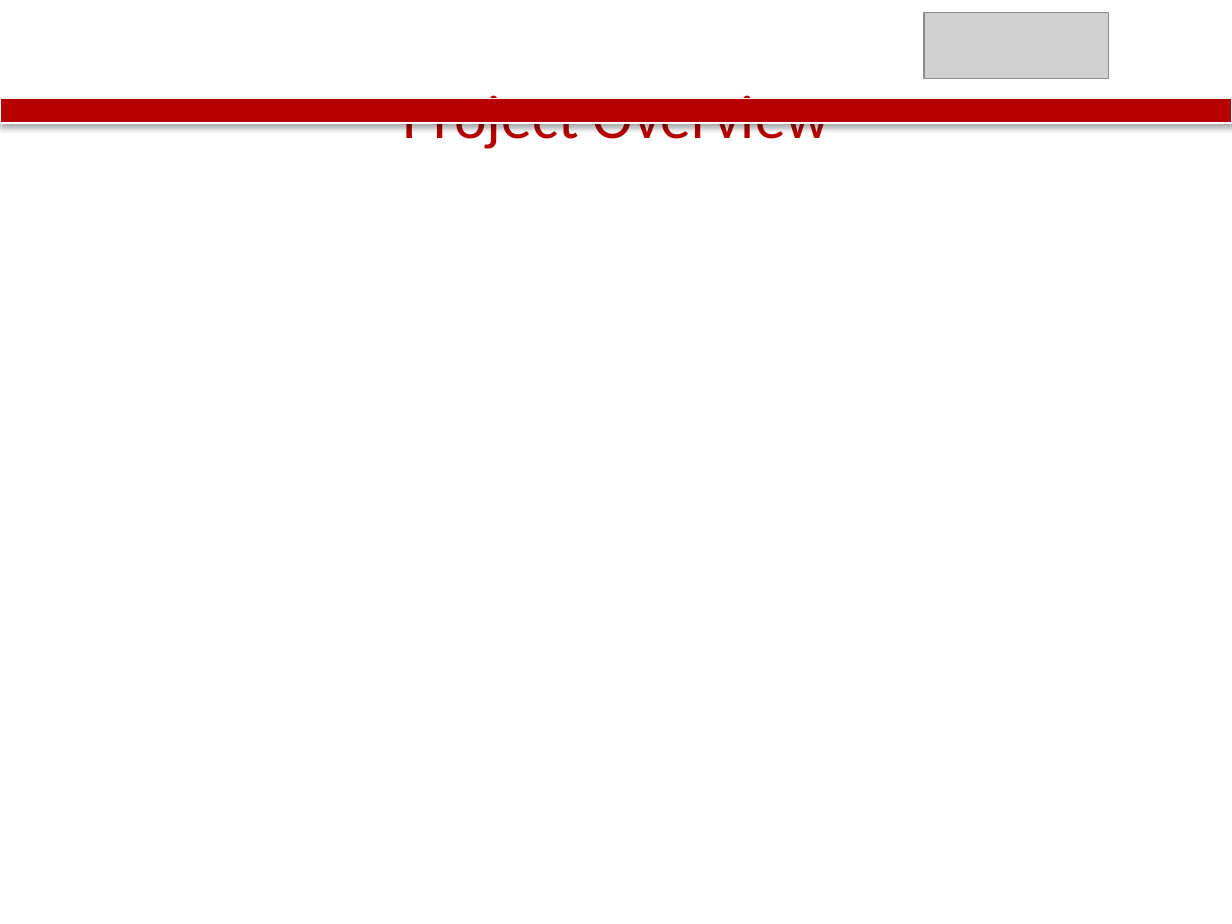
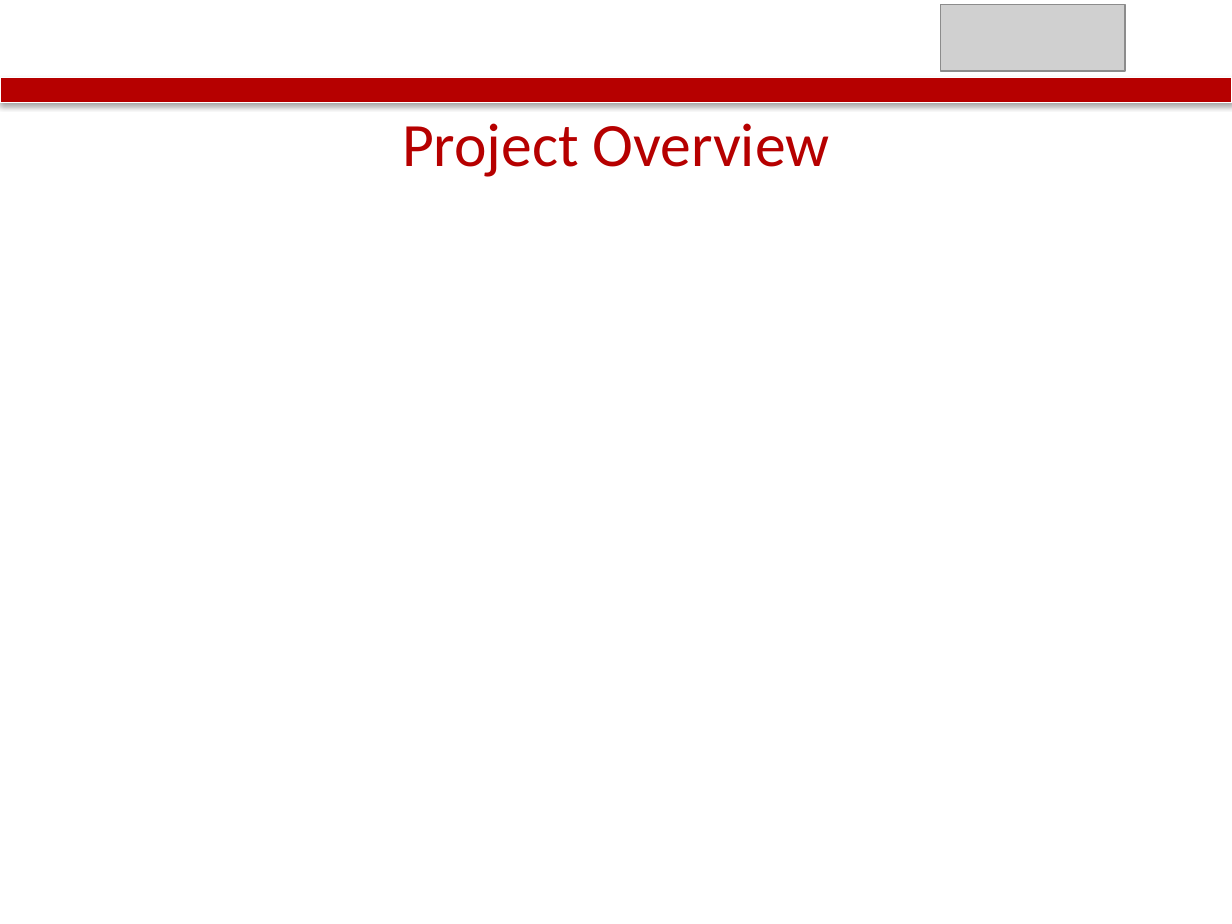
Before and after one commit to balajisbellary/smart-bikevault, a slide deck: slide 2 of BikeVault_Presentation.pptx. Drawn at 1232x924 pixels with LibreOffice and Linux fonts; fonts in the diff are those of the drawing; grey boxes stand for pictures. Boxes give left, top, right and bottom in pixels: in the first picture for what was removed or moved away, otherwise in the second. Text is boxed around its words. In the diff, an @@ line names an element or a change of style, - is before the commit and + after.

```diff
--- a/BikeVault_Presentation.pptx
+++ b/BikeVault_Presentation.pptx
@@ picture: place and size @@
-picture at [924,12,1109,79]
+picture at [940,5,1125,71]
@@ rectangle: place and size @@
-rectangle at [0,99,1232,123]
+rectangle at [0,78,1232,102]
@@ title "Project Overview": place and size @@
-title "Project Overview" at [402,95,830,149]
+title "Project Overview" at [402,123,830,177]
```
Also in this commit, not shown: 7 other slides changed.
